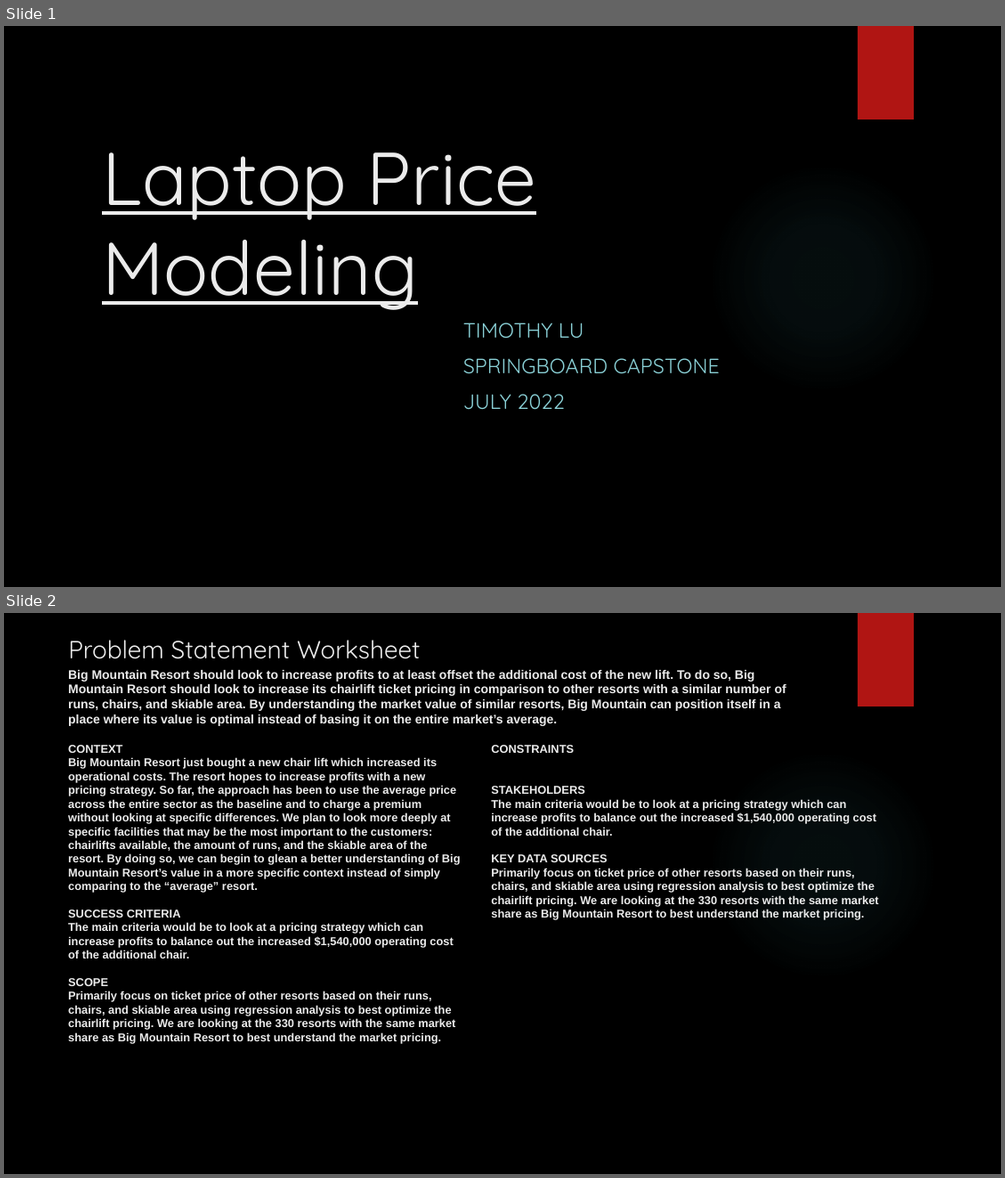
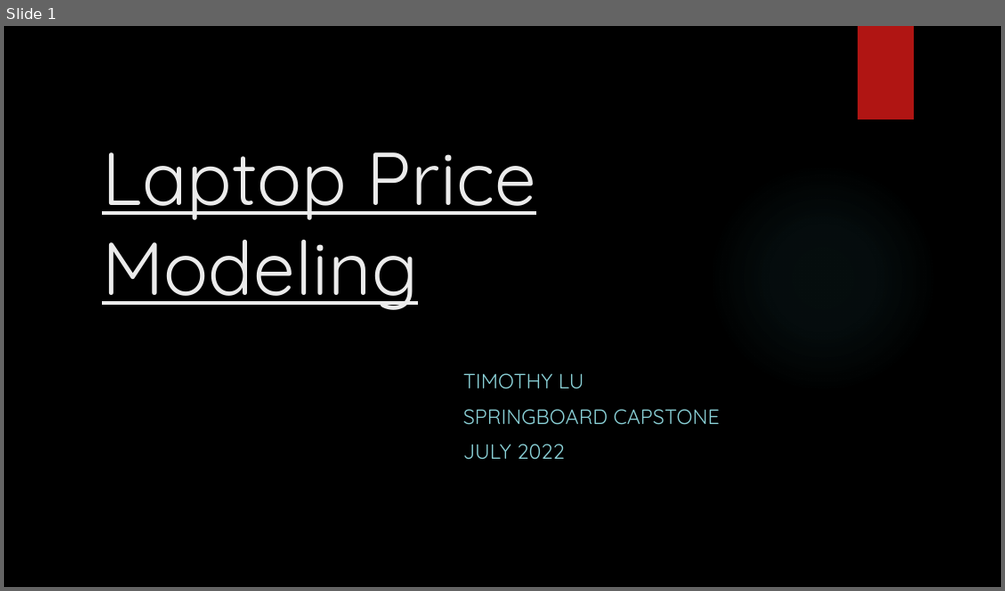
Before and after one commit to lutimoth/LaptopPriceModeling, a slide deck: reports and metrics/Laptop_Capstone_Presentation.pptx. Shown one above the other, each under a label of ours: slides 1 and 2 before the commit, slide 1 after it. The pictures are 1005x1178 and 1005x591 pixels, drawn with LibreOffice and Linux fonts; fonts in the diff are those of the drawing; background and template pictures are left out. Boxes give left, top, right and bottom in pixels: in the first picture for what was removed or moved away, otherwise in the second. Text is boxed around its words. In the diff, an @@ line names an element or a change of style, - is before the commit and + after.

Commit message:
Updating for final submission
Created graph image for XGBoost tree, finished final powerpoint, created some other images, updated the Laptop Pricing Model notebook for more detail and cluster understanding

```diff
--- a/reports and metrics/Laptop_Capstone_Presentation.pptx
+++ b/reports and metrics/Laptop_Capstone_Presentation.pptx
@@ slide 2 removed at (4, 613, 1001, 1174), background picture (left out); not listed: 2 template elements that a slide beside it also shows @@
@@ title removed at (68, 640, 421, 659) @@
-Problem Statement Worksheet
@@ text removed at (68, 670, 786, 726) @@
-Big Mountain Resort should look to increase profits to at least offset the additional cost of the new lift. To do so, Big Mountain Resort should look to increase its chairlift ticket pricing in comparison to other resorts with a similar number of runs, chairs, and skiable area. By understanding the market value of similar resorts, Big Mountain can position itself in a place where its value is optimal instead of basing it on the entire market’s average.
@@ text removed at (68, 745, 461, 1044) @@
-CONTEXT
-Big Mountain Resort just bought a new chair lift which increased its operational costs. The resort hopes to increase profits with a new pricing strategy. So far, the approach has been to use the average price across the entire sector as the baseline and to charge a premium without looking at specific differences. We plan to look more deeply at specific facilities that may be the most important to the customers: chairlifts available, the amount of runs, and the skiable area of the resort. By doing so, we can begin to glean a better understanding of Big Mountain Resort’s value in a more specific context instead of simply comparing to the “average” resort.
-SUCCESS CRITERIA
-The main criteria would be to look at a pricing strategy which can increase profits to balance out the increased $1,540,000 operating cost of the additional chair.
-SCOPE
-Primarily focus on ticket price of other resorts based on their runs, chairs, and skiable area using regression analysis to best optimize the chairlift pricing. We are looking at the 330 resorts with the same market share as Big Mountain Resort to best understand the market pricing.
@@ text removed at (491, 745, 879, 920) @@
-CONSTRAINTS
-STAKEHOLDERS
-The main criteria would be to look at a pricing strategy which can increase profits to balance out the increased $1,540,000 operating cost of the additional chair.
-KEY DATA SOURCES
-Primarily focus on ticket price of other resorts based on their runs, chairs, and skiable area using regression analysis to best optimize the chairlift pricing. We are looking at the 330 resorts with the same market share as Big Mountain Resort to best understand the market pricing.
@@ slide 1 changed as well @@
@@ subtitle "TIMOTHY LU": place and size @@
-subtitle "TIMOTHY LU" at (463, 322, 720, 410)
+subtitle "TIMOTHY LU" at (463, 373, 720, 459)
```
Also in this commit, not shown: 7 other slides changed, 8 slides added, 5 other slides removed, 5 other files.
